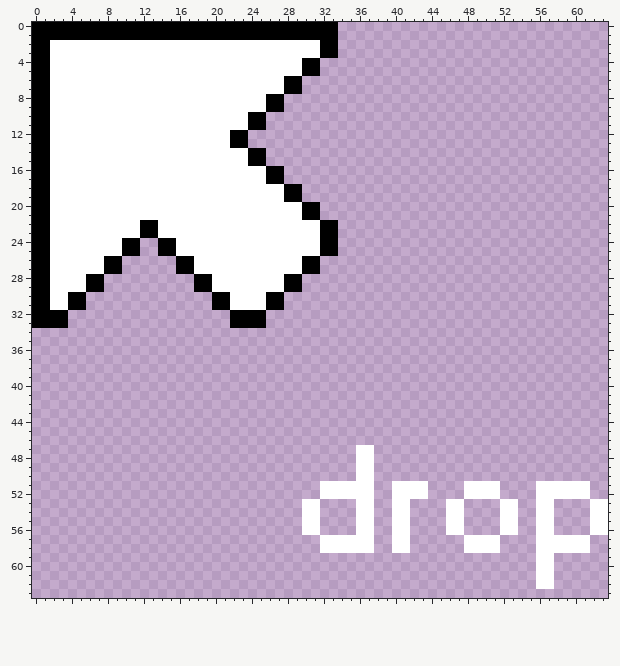
File history of a pixel-art sprite, img/drop.png. Above is the file before it was changed.
The file is 128x128 pixels, drawn in blocks of 2x2; one block is one cell here.
Now the later version:
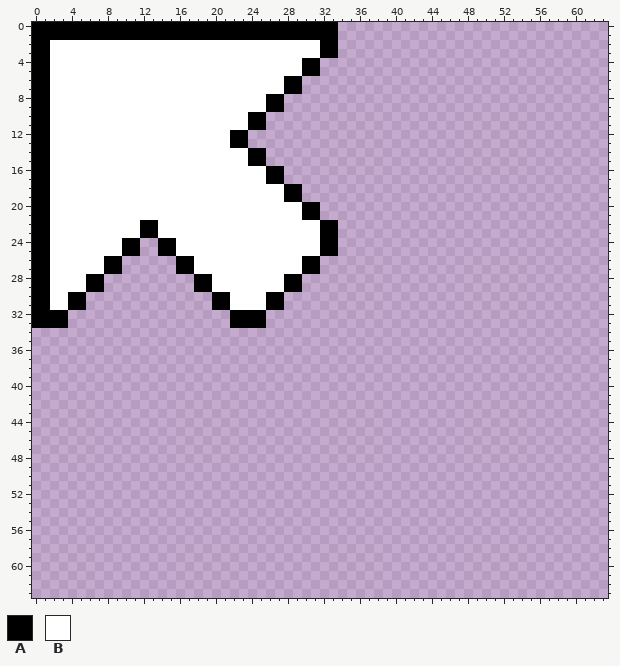
Palette (. is transparent): A #000000  B #ffffff
Edits made:
Colour B is gone in rows 47 to 50 at x 36 to 37; in rows 51 to 52 at x 32 to 37, 40 to 43, 48 to 51 and 56 to 61; in rows 53 to 56 at x 30 to 31, 36 to 37, 40 to 41, 46 to 47, 52 to 53, 56 to 57 and 62 to 63; in rows 57 to 58 at x 32 to 37, 40 to 41, 48 to 51 and 56 to 61; in rows 59 to 62 at x 56 to 57.
Pixel boxes of the changes (left, top, right, bottom) in both pictures:
erased: (302, 445, 608, 589)
